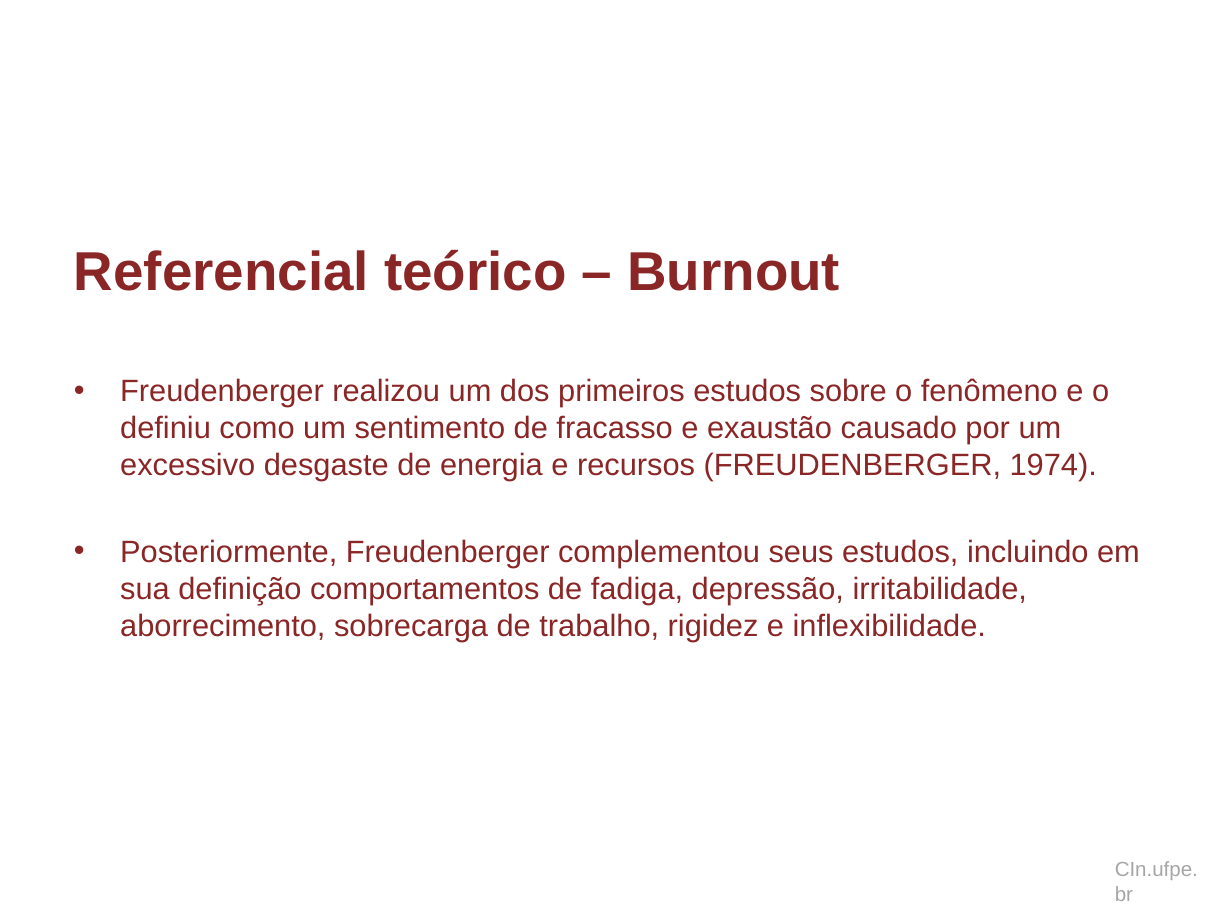
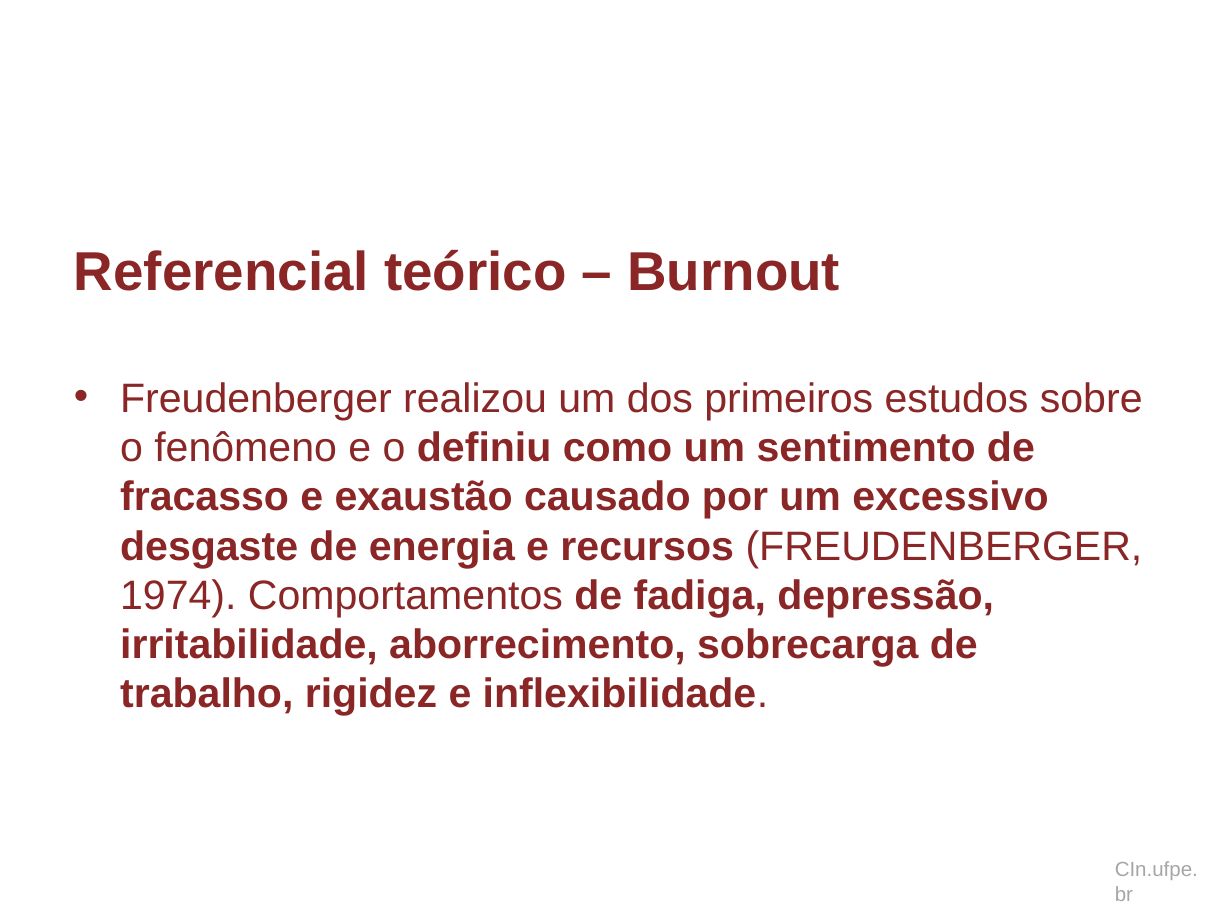
Before and after one commit to dan1lo/doutoradoR, a slide deck: slide 39 of apresentacao doutorado.pptx (slide 27 before the commit). Drawn at 1232x924 pixels with LibreOffice and Linux fonts; fonts in the diff are those of the drawing; background and template pictures are left out. Boxes give left, top, right and bottom in pixels: in the first picture for what was removed or moved away, otherwise in the second. Text is boxed around its words. In the diff, an @@ line names an element or a change of style, - is before the commit and + after.

```diff
--- a/apresentacao doutorado.pptx
+++ b/apresentacao doutorado.pptx
@@ text at (x1=120, y1=382, x2=1143, y2=716): text changed; size 18 to 24 pt; bold on @@
-• Freudenberger realizou um dos primeiros estudos sobre o fenômeno e o definiu como um sentimento de fracasso e exaustão causado por um excessivo desgaste de energia e recursos (FREUDENBERGER, 1974).
-• Posteriormente, Freudenberger complementou seus estudos, incluindo em sua definição comportamentos de fadiga, depressão, irritabilidade, aborrecimento, sobrecarga de trabalho, rigidez e inflexibilidade.
+• Freudenberger realizou um dos primeiros estudos sobre o fenômeno e o definiu como um sentimento de fracasso e exaustão causado por um excessivo desgaste de energia e recursos (FREUDENBERGER, 1974). Comportamentos de fadiga, depressão, irritabilidade, aborrecimento, sobrecarga de trabalho, rigidez e inflexibilidade.
```
Also in this commit, not shown: 55 other slides changed, 33 slides added, 12 slides removed, 1 other file.
